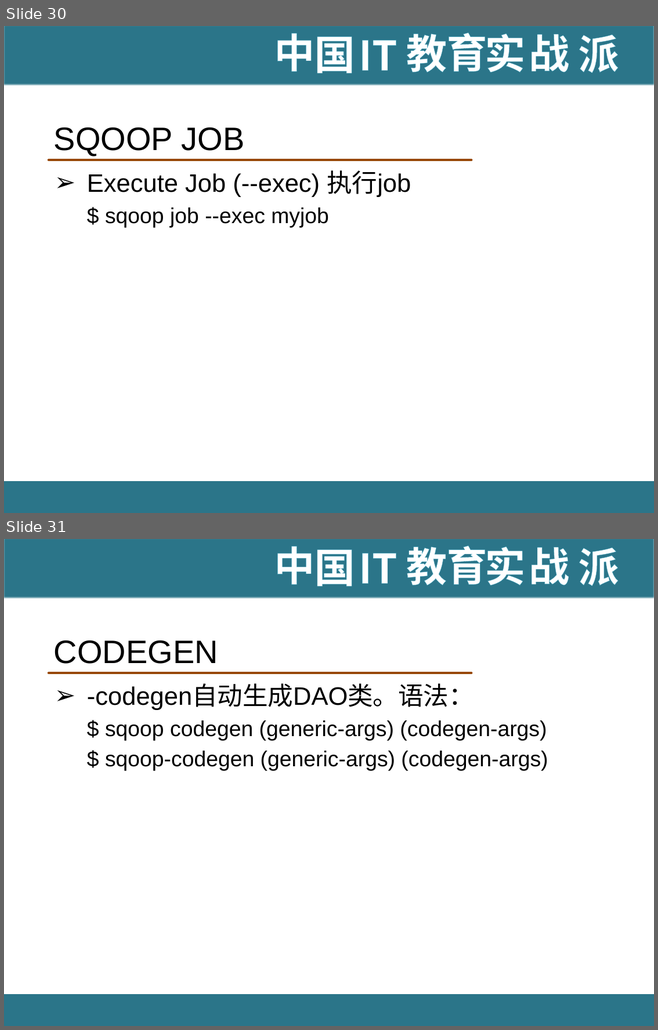
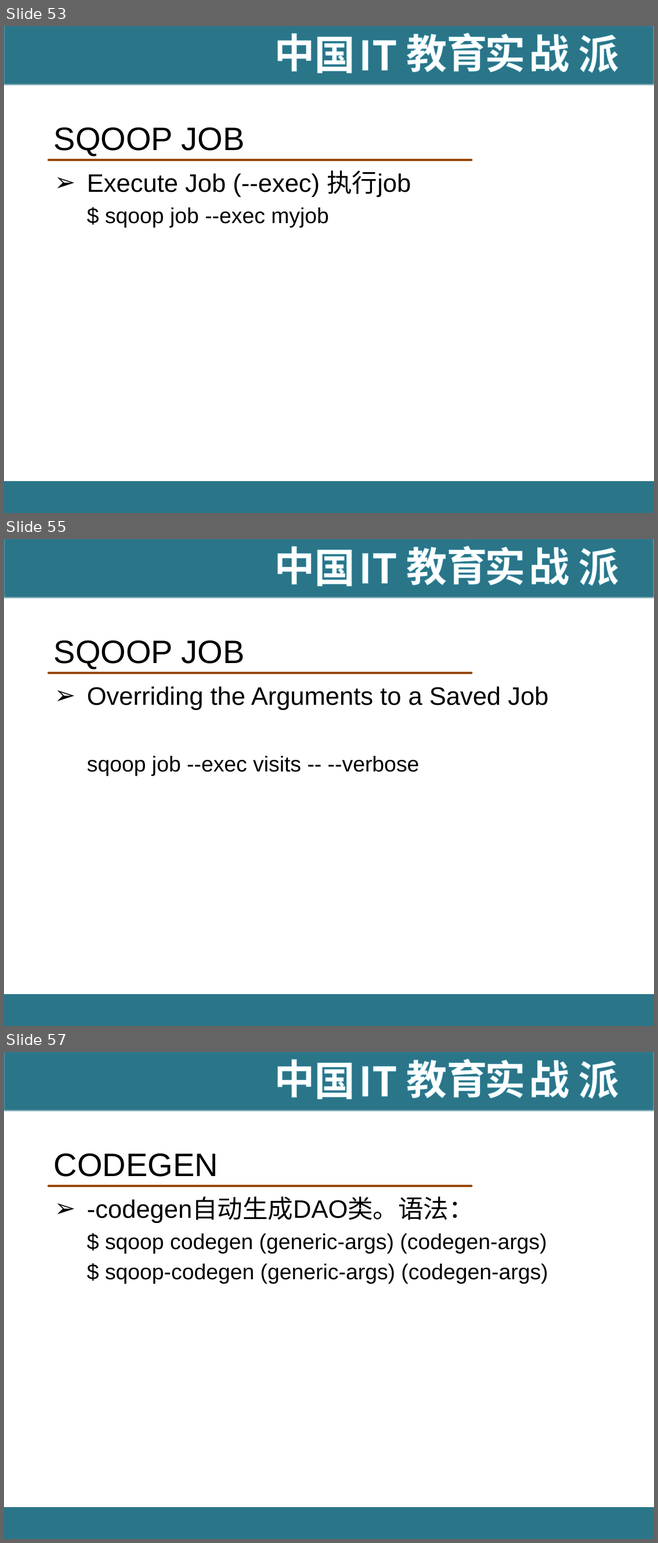
Before and after one commit to hanningxiao/BigData, a slide deck: [IT18掌www.it18zhang.com]Sqoop.pptx. Shown one above the other, each under a label of ours: slides 30 and 31 before the commit, slides 53, 55 and 57 after it; the slides between them are not shown. The pictures are 658x1030 and 658x1543 pixels, drawn with LibreOffice and Linux fonts; fonts in the diff are those of the drawing; background and template pictures are left out. Boxes give left, top, right and bottom in pixels: in the first picture for what was removed or moved away, otherwise in the second. Text is boxed around its words. In the diff, an @@ line names an element or a change of style, - is before the commit and + after.

Commit message:
update sqoop

```diff
--- a/[IT18掌www.it18zhang.com]Sqoop.pptx
+++ b/[IT18掌www.it18zhang.com]Sqoop.pptx
@@ slide 55 added at [4, 539, 654, 1026], background #FFFFFF; not listed: 11 template elements that a slide beside it also shows @@
@@ title added at [54, 641, 245, 668], 36 pt, text #000000 @@
+SQOOP JOB
@@ text added at [87, 686, 548, 776], 28 pt, text #000000 @@
+➢ Overriding the Arguments to a Saved Job
+  sqoop job --exec visits -- --verbose
@@ what was slide 30 is now slide 53 @@
@@ what was slide 31 is now slide 57 @@
```
Also in this commit, not shown: 3 slides changed, 25 other slides added.
